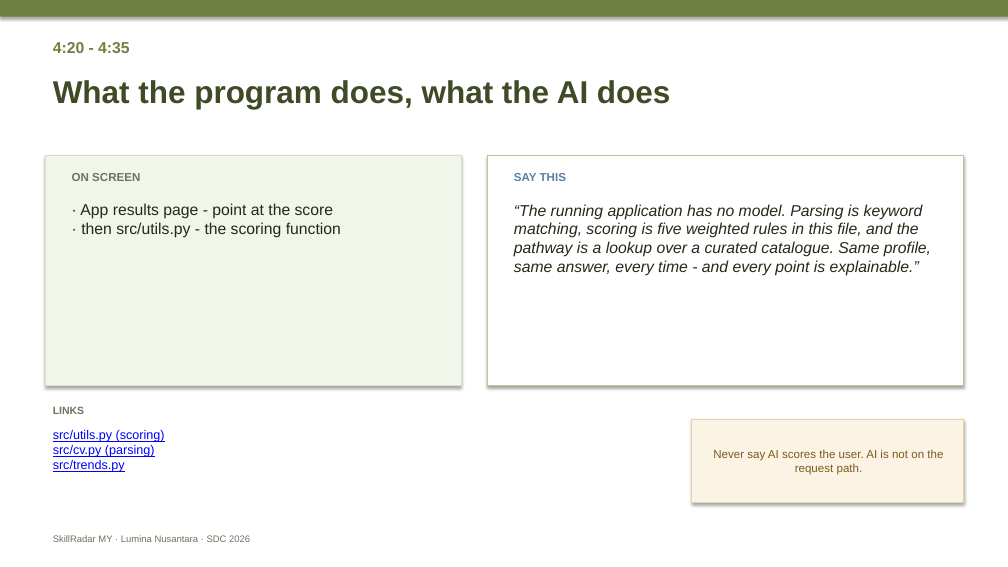
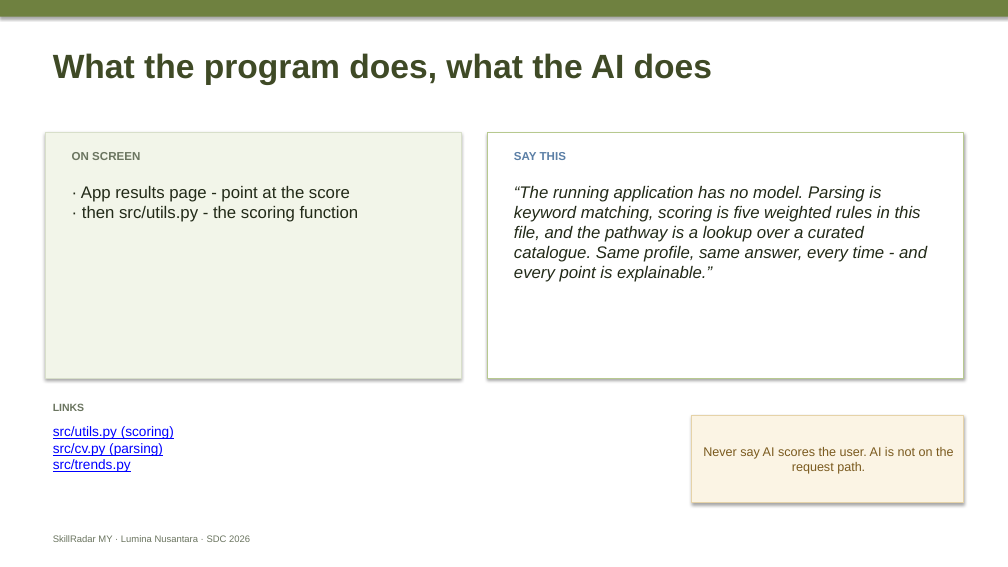
Before and after one commit to douyinlin/sdc2026-lumina-nusantara, a slide deck: slide 2 of team/CUE_DECK_4min10_to_6min.pptx (slide 3 before the commit). Drawn at 1008x567 pixels with LibreOffice and Linux fonts; fonts in the diff are those of the drawing. Boxes give left, top, right and bottom in pixels: in the first picture for what was removed or moved away, otherwise in the second. Text is boxed around its words. In the diff, an @@ line names an element or a change of style, - is before the commit and + after.

```diff
--- a/team/CUE_DECK_4min10_to_6min.pptx
+++ b/team/CUE_DECK_4min10_to_6min.pptx
@@ text "What the program does, what ..." moved from (x1=53, y1=80, x2=670, y2=109) to (x1=53, y1=53, x2=712, y2=85) @@
@@ text "What the program does, what ..." at (x1=53, y1=53, x2=712, y2=85): size 30 to 32 pt @@
@@ text removed at (x1=53, y1=42, x2=130, y2=53) @@
-4:20 - 4:35
@@ rectangle resized from (x1=45, y1=155, x2=461, y2=386) to (x1=45, y1=132, x2=461, y2=378) @@
@@ text "ON SCREEN" moved from (x1=72, y1=173, x2=140, y2=181) to (x1=72, y1=152, x2=140, y2=160) @@
@@ rectangle resized from (x1=488, y1=155, x2=964, y2=386) to (x1=488, y1=132, x2=964, y2=378) @@
@@ text "SAY THIS" moved from (x1=514, y1=173, x2=566, y2=181) to (x1=514, y1=152, x2=566, y2=160) @@
@@ text "· App results page - ..." moved from (x1=80, y1=203, x2=341, y2=238) to (x1=81, y1=186, x2=359, y2=222) @@
@@ text "· App results page - ..." at (x1=81, y1=186, x2=359, y2=222): size 15 to 16 pt @@
@@ text "“The running application has no ..." at (x1=514, y1=186, x2=927, y2=282): size 15 to 16 pt @@
@@ text "“The running application has no ..." moved from (x1=514, y1=204, x2=931, y2=276) to (x1=514, y1=186, x2=927, y2=282) @@
@@ rectangle "Never say AI scores the ..." resized from (x1=692, y1=420, x2=964, y2=503) to (x1=692, y1=416, x2=964, y2=503) @@
@@ rectangle "Never say AI scores the ..." at (x1=692, y1=416, x2=964, y2=503): size 11 to 12 pt @@
@@ text "src/utils.py (scoring)" at (x1=53, y1=426, x2=174, y2=472): size 12 to 13 pt @@
```
Also in this commit, not shown: 6 other slides changed, 1 slide removed, 2 other files.
